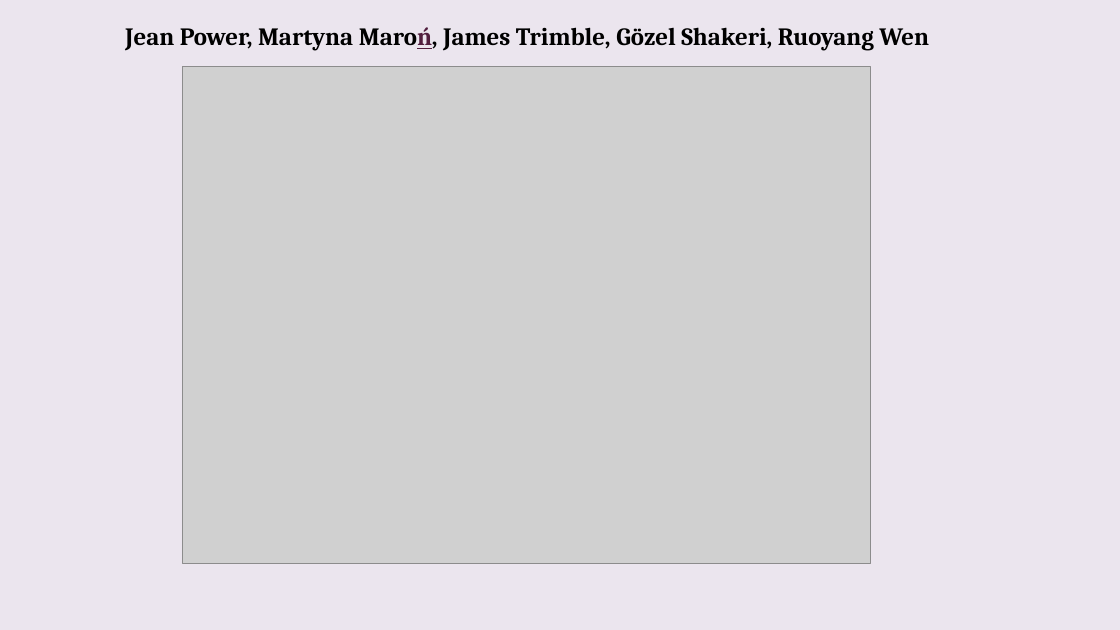
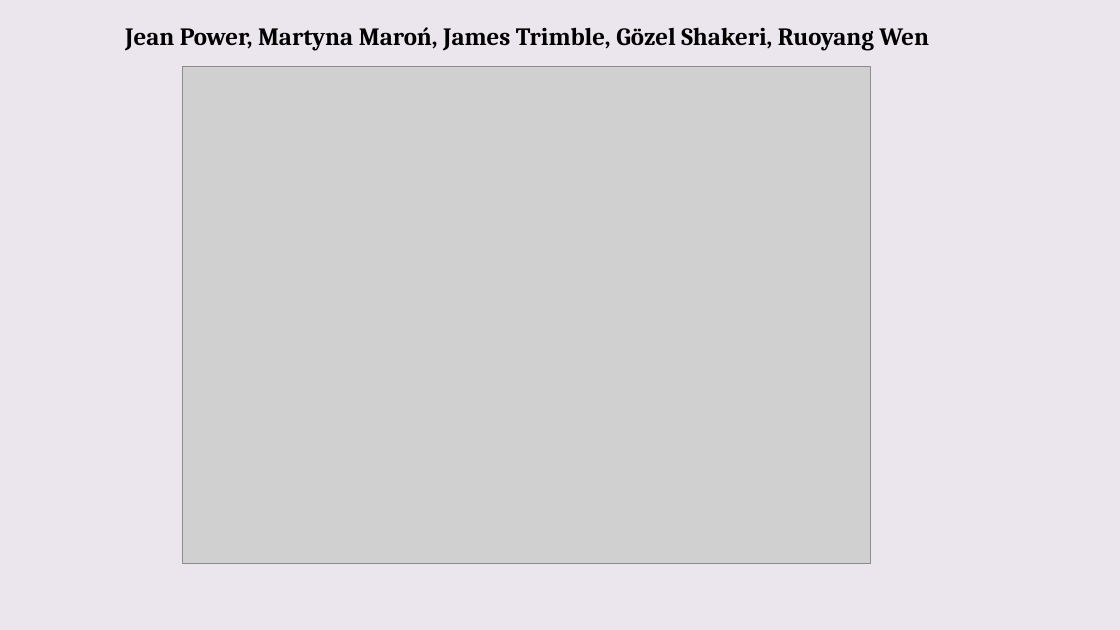
Before and after one commit to jeanius/Dragon-Drop, a slide deck: slide 1 of Dragon_Drop_Presentation.pptx. Drawn at 1120x630 pixels with LibreOffice and Linux fonts; fonts in the diff are those of the drawing; grey boxes stand for pictures. Boxes give left, top, right and bottom in pixels: in the first picture for what was removed or moved away, otherwise in the second. Text is boxed around its words. In the diff, an @@ line names an element or a change of style, - is before the commit and + after.

```diff
--- a/Dragon_Drop_Presentation.pptx
+++ b/Dragon_Drop_Presentation.pptx
@@ subtitle "Jean Power, Martyna Maroń, James ..." at <box>125,27,929,51</box>: text colour #511E3E to #000000, underline off in "Maroń," @@
```
Also in this commit, not shown: 1 other slide changed.
